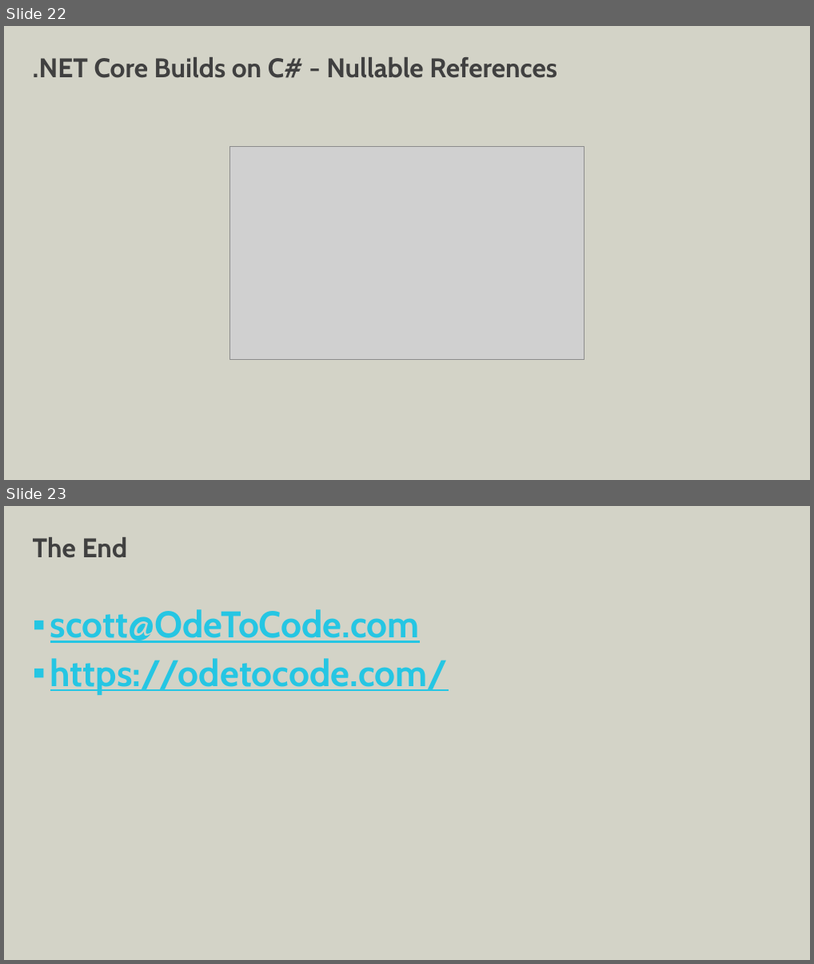
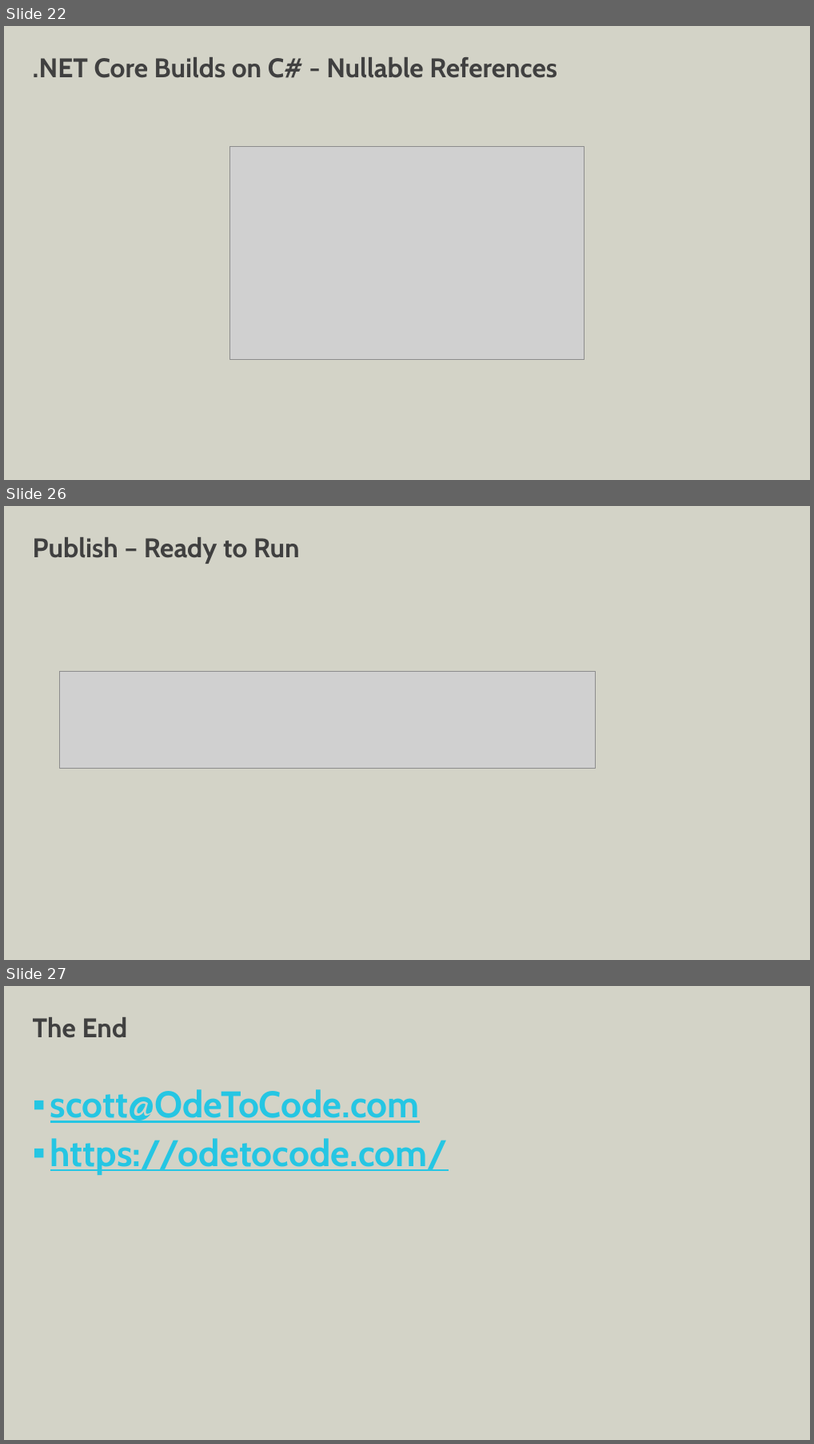
Before and after one commit to OdeToCode/classes, a slide deck: presentations/aspnetcore3-whatsnew/aspnetcore3-whatsnew.pptx. Shown one above the other, each under a label of ours: slides 22 and 23 before the commit, slides 22, 26 and 27 after it; the slides between them are not shown. The pictures are 814x964 and 814x1444 pixels, drawn with LibreOffice and Linux fonts; fonts in the diff are those of the drawing; grey boxes stand for pictures; background and template pictures are left out. Boxes give left, top, right and bottom in pixels: in the first picture for what was removed or moved away, otherwise in the second. Text is boxed around its words. In the diff, an @@ line names an element or a change of style, - is before the commit and + after.

```diff
--- a/presentations/aspnetcore3-whatsnew/aspnetcore3-whatsnew.pptx
+++ b/presentations/aspnetcore3-whatsnew/aspnetcore3-whatsnew.pptx
@@ slide 26 added at bbox=[4, 506, 810, 960], background #D3D3C7 @@
@@ title added at bbox=[33, 537, 300, 564], 32 pt, text #404040, bold @@
+Publish – Ready to Run
@@ picture added at bbox=[60, 671, 596, 768] @@
@@ what was slide 23 is now slide 27 @@
```
Also in this commit, not shown: 3 other slides added, 3 other files.
